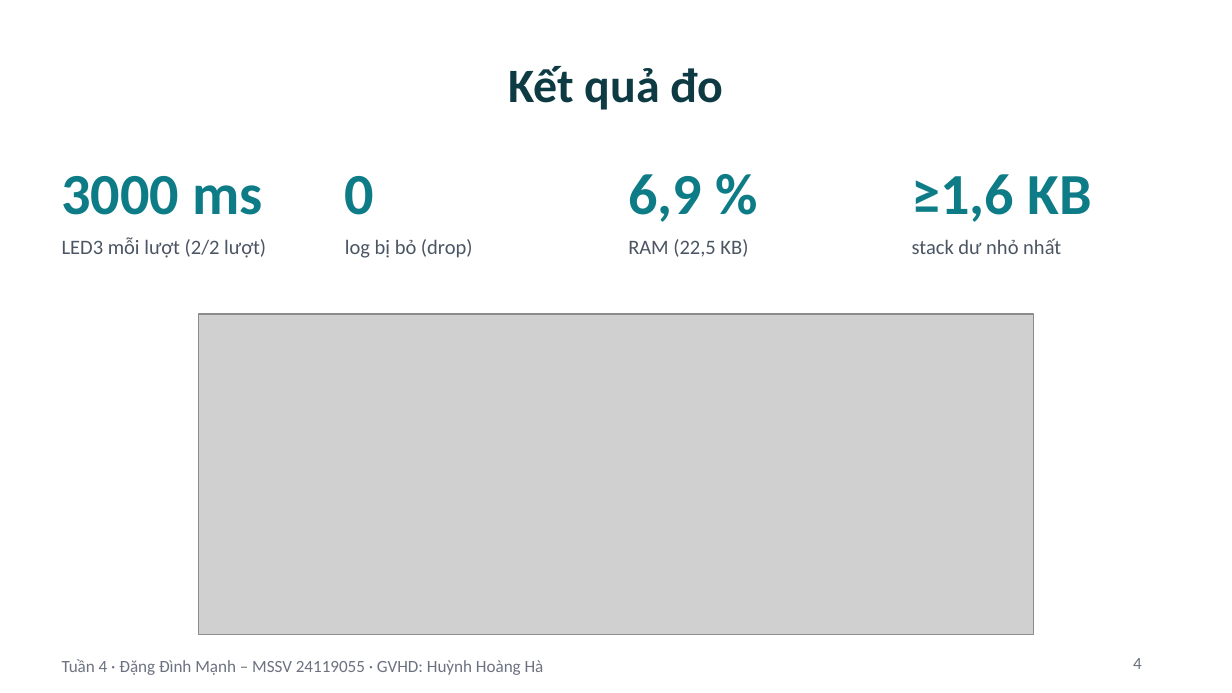
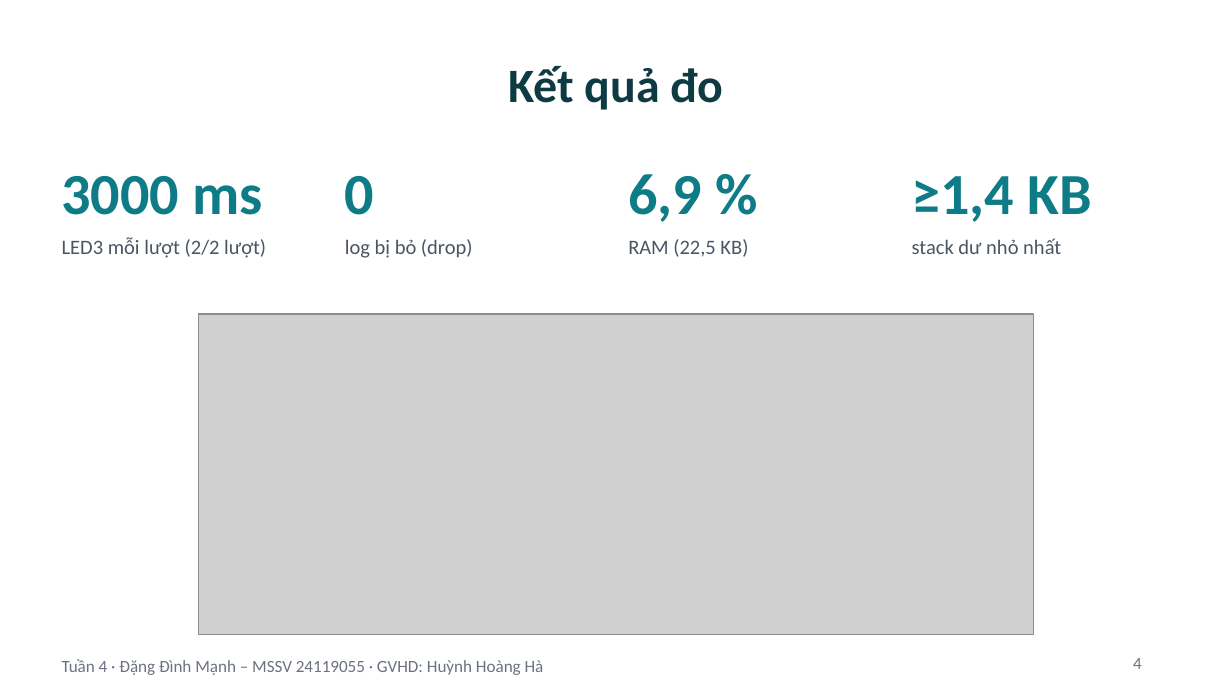
Before and after one commit to Astronaut216/rtos-freertos-esp32s3, a slide deck: slide 4 of 03_Reports/Slide_Tuan4_ProjectCaNhan.pptx. Drawn at 1232x693 pixels with LibreOffice and Linux fonts; fonts in the diff are those of the drawing; grey boxes stand for pictures. Boxes give left, top, right and bottom in pixels: in the first picture for what was removed or moved away, otherwise in the second. Text is boxed around its words. In the diff, an @@ line names an element or a change of style, - is before the commit and + after.

```diff
--- a/03_Reports/Slide_Tuan4_ProjectCaNhan.pptx
+++ b/03_Reports/Slide_Tuan4_ProjectCaNhan.pptx
@@ text at (912, 176, 1091, 222): text changed @@
-≥1,6 KB
+≥1,4 KB
```
Also in this commit, not shown: 3 other slides changed, 18 other files.
